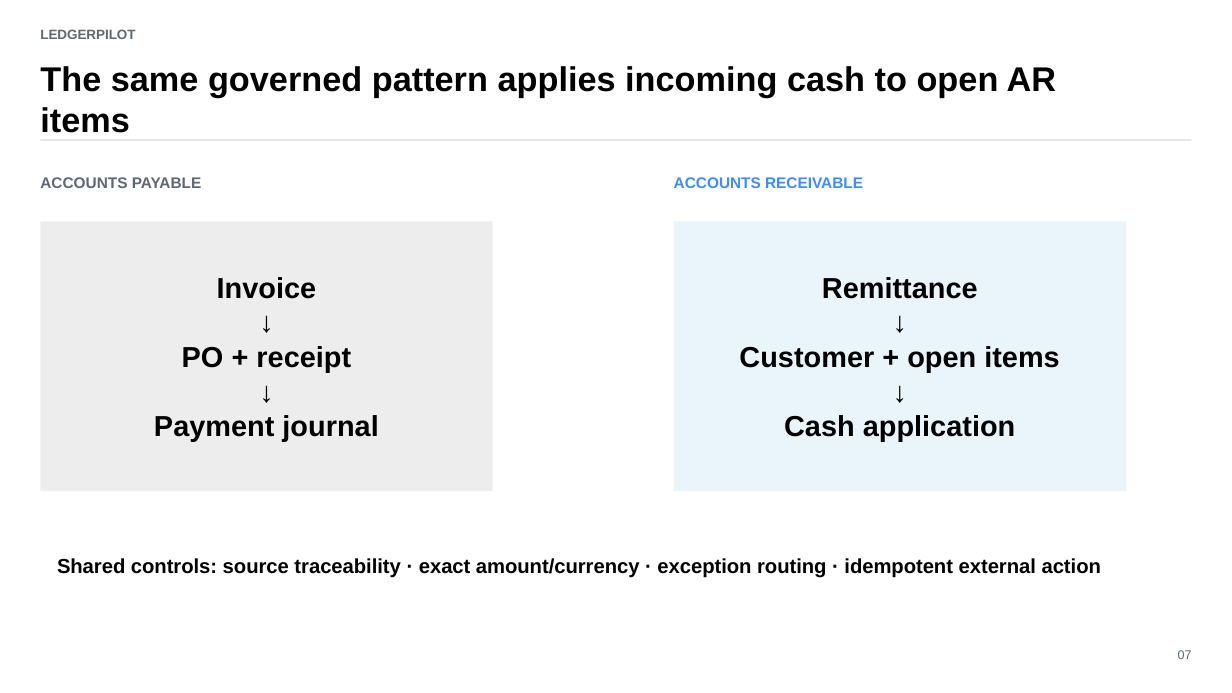
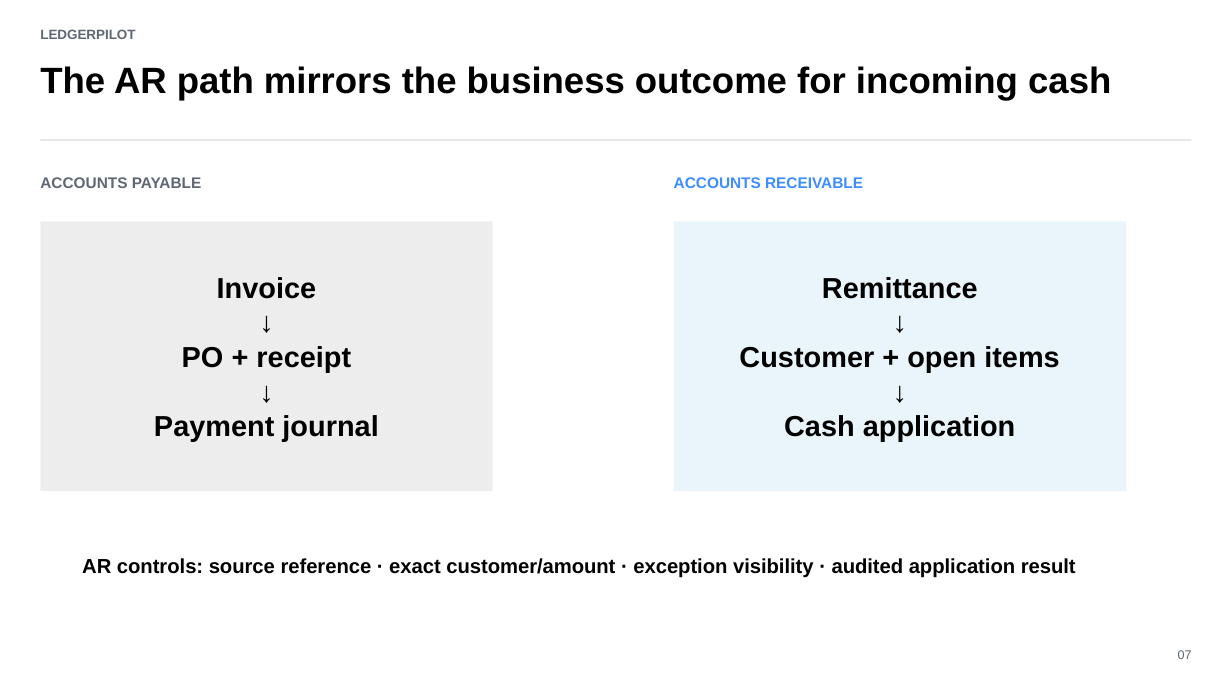
Before and after one commit to saifs1315/Agentic-Invoice-to-Payment, a slide deck: slide 7 of presentation/LedgerPilot_Assignment_Deck.pptx. Drawn at 1232x693 pixels with LibreOffice and Linux fonts; fonts in the diff are those of the drawing. Boxes give left, top, right and bottom in pixels: in the first picture for what was removed or moved away, otherwise in the second. Text is boxed around its words. In the diff, an @@ line names an element or a change of style, - is before the commit and + after.

Commit message:
Polish AR exception visibility and controls

```diff
--- a/presentation/LedgerPilot_Assignment_Deck.pptx
+++ b/presentation/LedgerPilot_Assignment_Deck.pptx
@@ text at bbox=[40, 66, 1111, 100]: text changed; size 26.7 to 28.5 pt @@
-The same governed pattern applies incoming cash to open AR items
+The AR path mirrors the business outcome for incoming cash
@@ text at bbox=[82, 558, 1076, 578]: text changed @@
-Shared controls: source traceability · exact amount/currency · exception routing · idempotent external action
+AR controls: source reference · exact customer/amount · exception visibility · audited application result
```
Also in this commit, not shown: 2 other slides changed, 15 other files.
